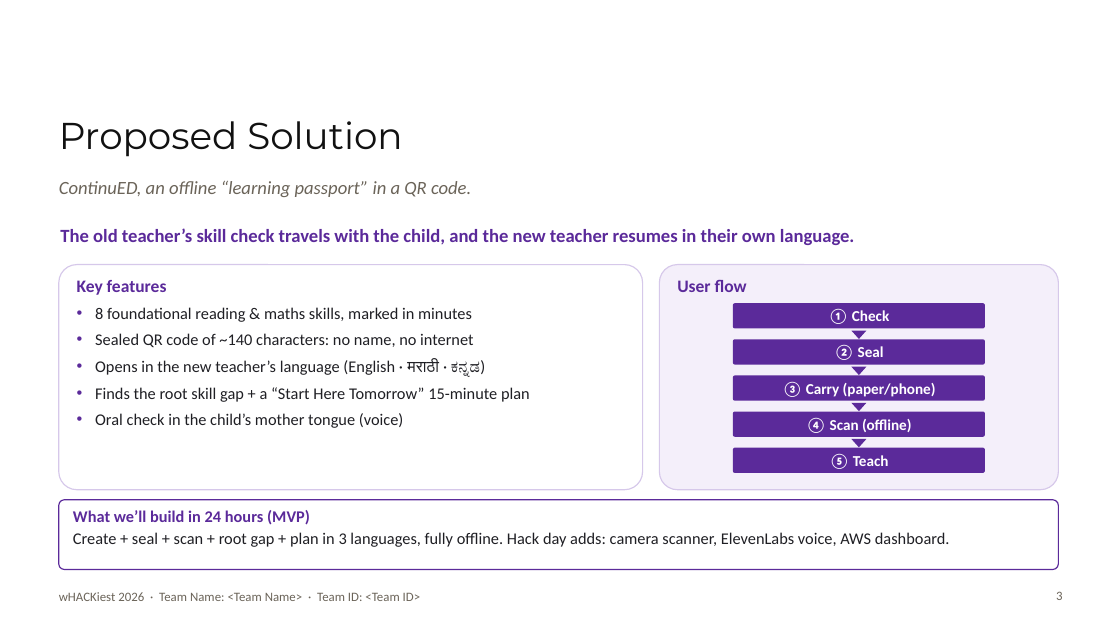
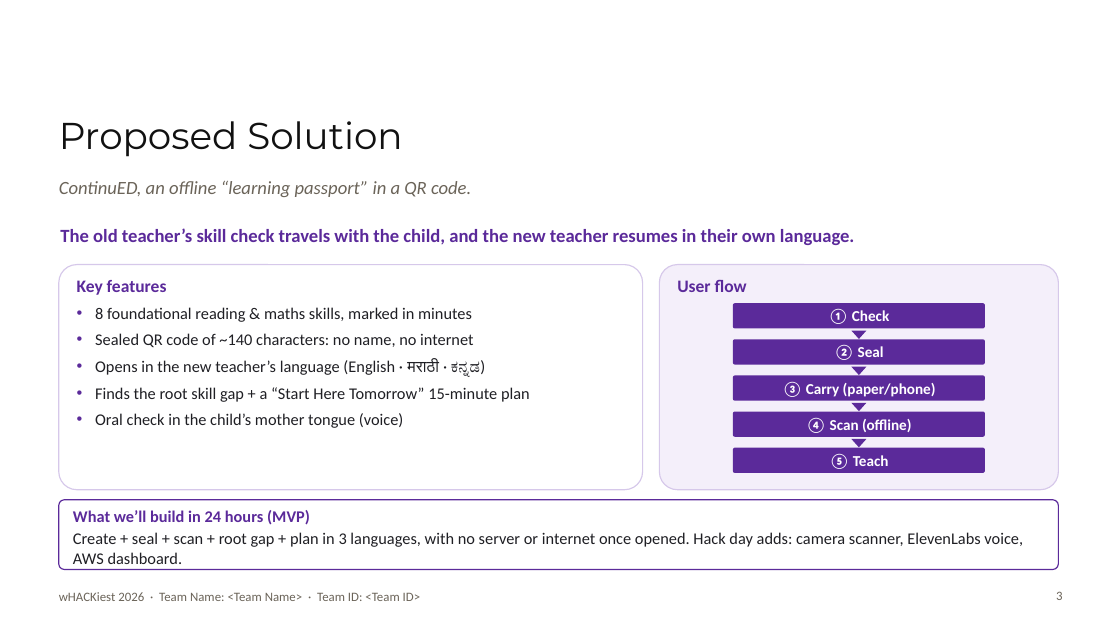
Before and after one commit to Saisagar31/ContinuED, a slide deck: slide 3 of docs/pitch/deck/ContinuED_Track4.pptx. Drawn at 1120x630 pixels with LibreOffice and Linux fonts; fonts in the diff are those of the drawing; background and template pictures are left out. Boxes give left, top, right and bottom in pixels: in the first picture for what was removed or moved away, otherwise in the second. Text is boxed around its words. In the diff, an @@ line names an element or a change of style, - is before the commit and + after.

```diff
--- a/docs/pitch/deck/ContinuED_Track4.pptx
+++ b/docs/pitch/deck/ContinuED_Track4.pptx
@@ text in rounded rectangle at (73,532,1023,564): text changed @@
-Create + seal + scan + root gap + plan in 3 languages, fully offline. Hack day adds: camera scanner, ElevenLabs voice, AWS dashboard.
+Create + seal + scan + root gap + plan in 3 languages, with no server or internet once opened. Hack day adds: camera scanner, ElevenLabs voice, AWS dashboard.
```
Also in this commit, not shown: 1 other slide changed, 8 other files.
